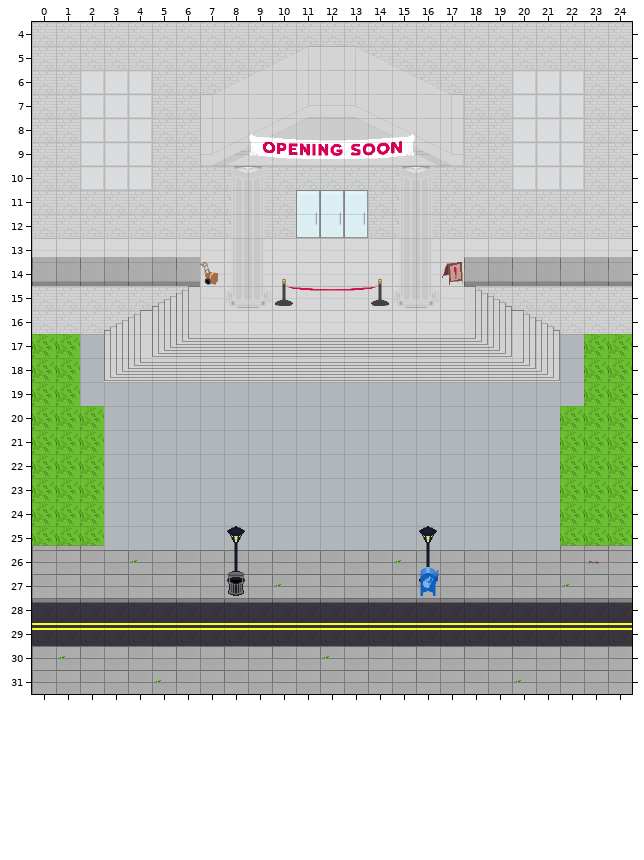
Two versions of a level (Tiled map (JSON), Museum_Front.tmj). This is how it looked before the edit.
Cells are 32x32 px. Shown: x 0..24, y 4..31.
Once edited:
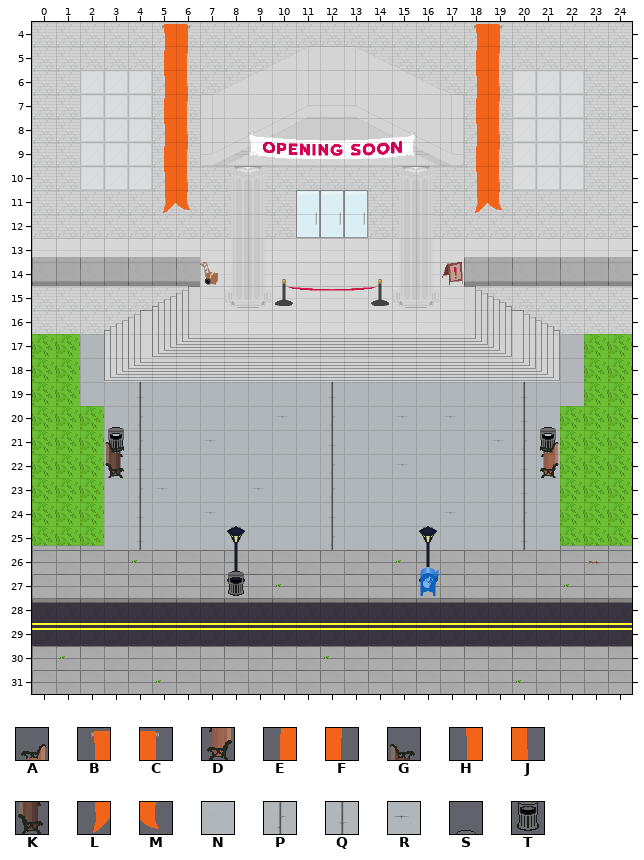
Key: from "Museum_Front": A 80, B 81, C 82, D 95, E 96, F 97, G 110, H 111, J 112, K 125, L 126, M 127, N 152, P 166, Q 167, R 168, S 199, T 214.
_ is an empty cell.
Diff:
Layer "floor/base":
y 19: x 4 N -> Q; x 12 N -> Q; x 20 N -> Q
y 20: x 4 N -> P; x 10 N -> R; x 12 N -> P; x 15 N -> R; x 17 N -> R; x 20 N -> Q
y 21: x 4 N -> P; x 7 N -> R; x 12 N -> Q; x 19..20 NN -> RP
y 22: x 4 N -> Q; x 12 N -> P; x 15 N -> R; x 20 N -> Q
y 23: x 4..5 NN -> PR; x 9 N -> R; x 12 N -> P; x 20 N -> Q
y 24: x 4 N -> Q; x 7 N -> R; x 12 N -> Q; x 17 N -> R; x 20 N -> P
y 25: x 4 N -> Q; x 12 N -> P; x 20 N -> Q
Layer "floor/floornaments":
y 4: x 5..6 __ -> BC; x 18..19 __ -> BC
y 5: x 5..6 __ -> EF; x 18..19 __ -> EF
y 6: x 5..6 __ -> HJ; x 18..19 __ -> HJ
y 7: x 5..6 __ -> EF; x 18..19 __ -> EF
y 8: x 5..6 __ -> HJ; x 18..19 __ -> HJ
y 9: x 5..6 __ -> EF; x 18..19 __ -> EF
y 10: x 5..6 __ -> HJ; x 18..19 __ -> HJ
y 11: x 5..6 __ -> LM; x 18..19 __ -> LM
y 21: x 3 _ -> T; x 21 _ -> T
y 22: x 3 _ -> K; x 21 _ -> D
Layer "float/floornaments":
y 20: x 3 _ -> S; x 21 _ -> S
y 21: x 3 _ -> G; x 21 _ -> A
